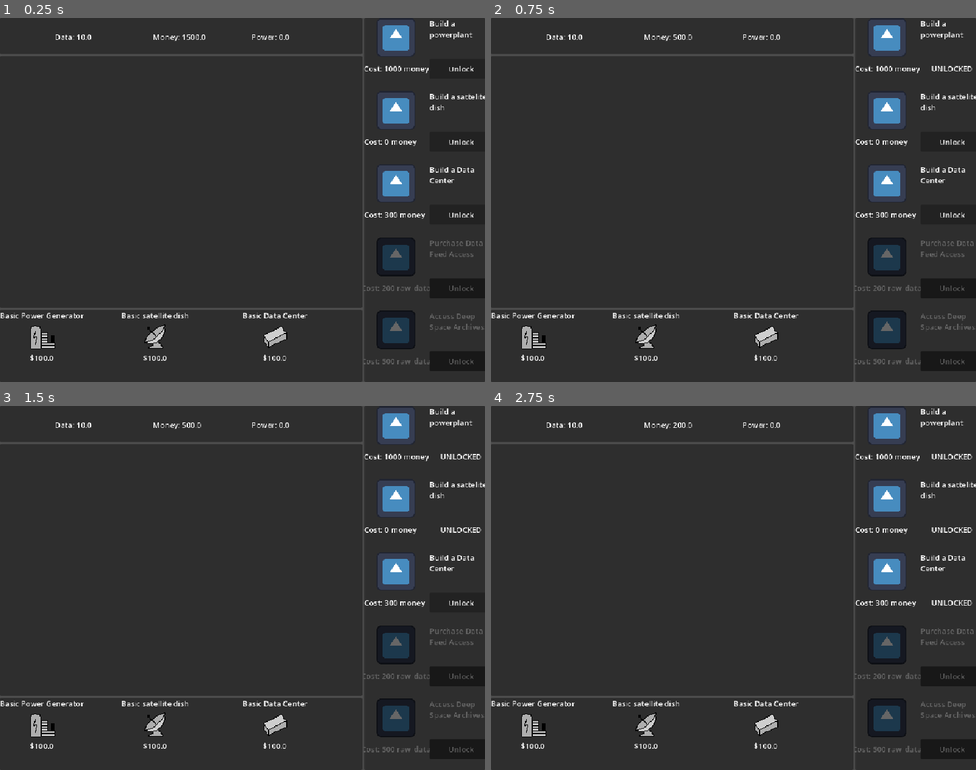
Above: before the commit, frames 1-4 (two rows, left to right).
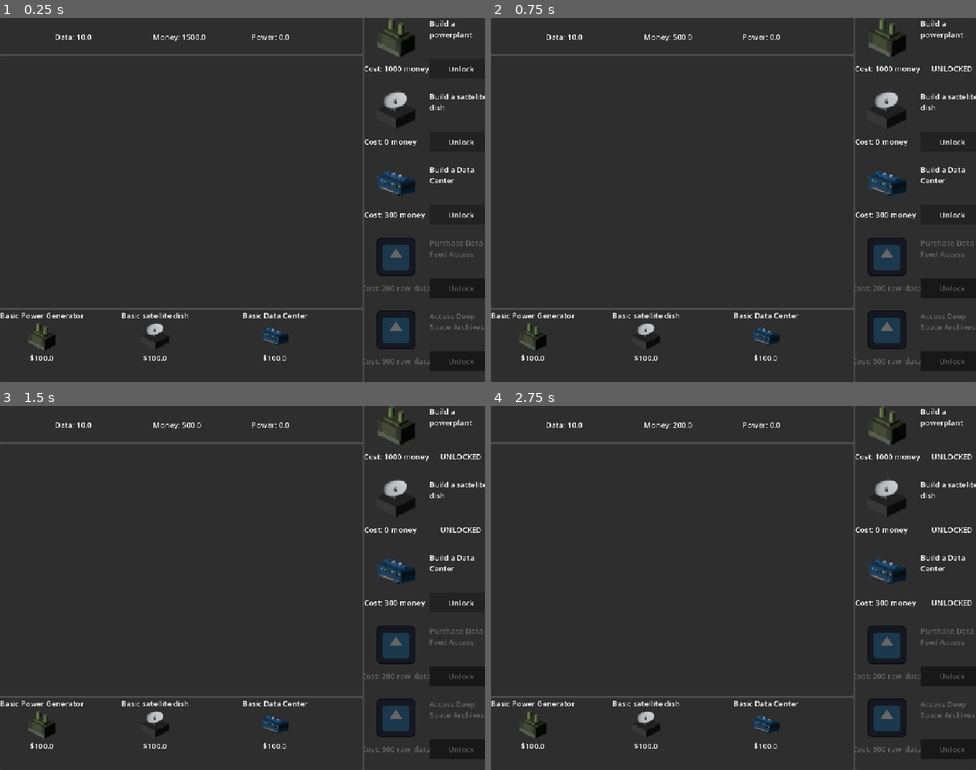
Above: after the commit, the same moments.

Repository: 23edsa/LDJAM_59
Game: Godot game, scene res://Scenes/Main.tscn
Same seed, same stepped clock (60 frames per second), same inputs: the game is played once before the commit and once after it. The engine's default icon, where the game draws it, is replaced by a stand-in: a white triangle on a blue panel in a dark square.
Inputs:
- Up to frame 1 (0.25 s): no input
- Up to frame 2 (0.75 s): click "Unlock" at 0.5 s
- Up to frame 3 (1.5 s): click "Unlock" at 1.25 s
- Up to frame 4 (2.75 s): click "Unlock" at 2 s

The runs differ from the first frame. In frame 1, 3.0% of the frame differs, in the area x 5-86%, y 0-92%; in frame 2, 3.0%; in frame 3, 3.0%; in frame 4, 3.0%.

Commit message:
Removed and replaced old textures

Diff:
--- a/Assets/Sat_dish_atlas_texture.tres
+++ b/Assets/Sat_dish_atlas_texture.tres
@@ -1,6 +1,6 @@
 [gd_resource type="AtlasTexture" format=3 uid="uid://bw8tpgoj38hki"]
 
-[ext_resource type="Texture2D" uid="uid://b4j60tlsudbgk" path="res://Assets/Tilemap.png" id="1_fow6x"]
+[ext_resource type="Texture2D" uid="uid://ds7gw1hj6odqi" path="res://Assets/tilemap.png" id="1_fow6x"]
 
 [resource]
 atlas = ExtResource("1_fow6x")
--- /dev/null
+++ b/Assets/antenna_atlast_texture.tres
@@ -0,0 +1,7 @@
+[gd_resource type="AtlasTexture" format=3 uid="uid://cqakpulpr2ahd"]
+
+[ext_resource type="Texture2D" uid="uid://ds7gw1hj6odqi" path="res://Assets/tilemap.png" id="1_fhux4"]
+
+[resource]
+atlas = ExtResource("1_fhux4")
+region = Rect2(160, 0, 32, 32)
--- /dev/null
+++ b/Assets/data_broker_atlas_texture.tres
@@ -0,0 +1,7 @@
+[gd_resource type="AtlasTexture" format=3 uid="uid://bphsbgs4fry2c"]
+
+[ext_resource type="Texture2D" uid="uid://ds7gw1hj6odqi" path="res://Assets/tilemap.png" id="1_aebhm"]
+
+[resource]
+atlas = ExtResource("1_aebhm")
+region = Rect2(96, 0, 32, 32)
--- a/Assets/data_center_atlas_texture.tres
+++ b/Assets/data_center_atlas_texture.tres
@@ -1,7 +1,7 @@
 [gd_resource type="AtlasTexture" format=3 uid="uid://b2jueik0iwjok"]
 
-[ext_resource type="Texture2D" uid="uid://b4j60tlsudbgk" path="res://Assets/Tilemap.png" id="1_j3boc"]
+[ext_resource type="Texture2D" uid="uid://ds7gw1hj6odqi" path="res://Assets/tilemap.png" id="1_j3boc"]
 
 [resource]
 atlas = ExtResource("1_j3boc")
-region = Rect2(64, 0, 32, 32)
+region = Rect2(32, 0, 32, 32)
--- a/Assets/power_generator_atlas_texture.tres
+++ b/Assets/power_generator_atlas_texture.tres
@@ -1,7 +1,7 @@
 [gd_resource type="AtlasTexture" format=3 uid="uid://fx0het3sdby1"]
 
-[ext_resource type="Texture2D" uid="uid://b4j60tlsudbgk" path="res://Assets/Tilemap.png" id="1_t231d"]
+[ext_resource type="Texture2D" uid="uid://ds7gw1hj6odqi" path="res://Assets/tilemap.png" id="1_t231d"]
 
 [resource]
 atlas = ExtResource("1_t231d")
-region = Rect2(32, 0, 32, 32)
+region = Rect2(64, 0, 32, 32)
--- /dev/null
+++ b/Assets/sat_dish_atlas.tres
@@ -0,0 +1,3 @@
+[gd_resource type="AtlasTexture" format=3 uid="uid://dk1wn2y7exkka"]
+
+[resource]
--- /dev/null
+++ b/Assets/signal_archive_atlas_texture.tres
@@ -0,0 +1,7 @@
+[gd_resource type="AtlasTexture" format=3 uid="uid://d2ns384a51j5n"]
+
+[ext_resource type="Texture2D" uid="uid://ds7gw1hj6odqi" path="res://Assets/tilemap.png" id="1_17xtx"]
+
+[resource]
+atlas = ExtResource("1_17xtx")
+region = Rect2(128, 0, 32, 32)
--- a/Scenes/Generators/Data_center.tres
+++ b/Scenes/Generators/Data_center.tres
@@ -1,14 +1,17 @@
 [gd_resource type="Resource" script_class="BuildingData" format=3 uid="uid://uvc1yfh2tgut"]
 
-[ext_resource type="Texture2D" uid="uid://jaxam4u7wajp" path="res://icon.svg" id="1_covn5"]
 [ext_resource type="Script" uid="uid://sf8jcwrbdtyx" path="res://Scripts/Generators/Building_data.gd" id="1_j2qxe"]
 [ext_resource type="PackedScene" uid="uid://qw47tltfhfh4" path="res://Scenes/Generators/basic_money_generator.tscn" id="1_qb0x5"]
+[ext_resource type="Texture2D" uid="uid://b2jueik0iwjok" path="res://Assets/data_center_atlas_texture.tres" id="2_qb0x5"]
+
+[sub_resource type="AtlasTexture" id="AtlasTexture_v4dis"]
+atlas = ExtResource("2_qb0x5")
 
 [resource]
 script = ExtResource("1_j2qxe")
 id = "basic_data_center"
 display_name = "Basic Data Center"
-icon = ExtResource("1_covn5")
+icon = SubResource("AtlasTexture_v4dis")
 building_scene = ExtResource("1_qb0x5")
 initially_unlocked = true
 metadata/_custom_type_script = "uid://sf8jcwrbdtyx"
--- a/Scenes/Generators/Power_generator.tres
+++ b/Scenes/Generators/Power_generator.tres
@@ -2,13 +2,13 @@
 
 [ext_resource type="Script" uid="uid://sf8jcwrbdtyx" path="res://Scripts/Generators/Building_data.gd" id="1_3syaj"]
 [ext_resource type="PackedScene" uid="uid://bvwmpokxnargb" path="res://Scenes/Generators/Basic_powe_generator.tscn" id="1_wiujq"]
-[ext_resource type="Texture2D" uid="uid://jaxam4u7wajp" path="res://icon.svg" id="1_yqy36"]
+[ext_resource type="Texture2D" uid="uid://fx0het3sdby1" path="res://Assets/power_generator_atlas_texture.tres" id="2_d7wym"]
 
 [resource]
 script = ExtResource("1_3syaj")
 id = "basic_power"
 display_name = "Basic Power Generator"
-icon = ExtResource("1_yqy36")
+icon = ExtResource("2_d7wym")
 building_scene = ExtResource("1_wiujq")
 initially_unlocked = true
 metadata/_custom_type_script = "uid://sf8jcwrbdtyx"
--- a/Scenes/Generators/Sattelite_dish.tres
+++ b/Scenes/Generators/Sattelite_dish.tres
@@ -2,13 +2,13 @@
 
 [ext_resource type="Script" uid="uid://sf8jcwrbdtyx" path="res://Scripts/Generators/Building_data.gd" id="1_b3lga"]
 [ext_resource type="PackedScene" uid="uid://3xrqqbbp3efb" path="res://Scenes/Generators/basic_data_generator.tscn" id="1_i1nxv"]
-[ext_resource type="Texture2D" uid="uid://jaxam4u7wajp" path="res://icon.svg" id="1_okirs"]
+[ext_resource type="Texture2D" uid="uid://bw8tpgoj38hki" path="res://Assets/Sat_dish_atlas_texture.tres" id="2_i1nxv"]
 
 [resource]
 script = ExtResource("1_b3lga")
 id = "basic_sattelite_dish"
 display_name = "Basic satellite dish"
-icon = ExtResource("1_okirs")
+icon = ExtResource("2_i1nxv")
 building_scene = ExtResource("1_i1nxv")
 initially_unlocked = true
 metadata/_custom_type_script = "uid://sf8jcwrbdtyx"
--- a/Scenes/Generators/data_broker.tscn
+++ b/Scenes/Generators/data_broker.tscn
@@ -1,6 +1,7 @@
 [gd_scene format=3 uid="uid://c6c27obq3hbm4"]
 
 [ext_resource type="PackedScene" uid="uid://ck52276utv3bl" path="res://Scenes/Generators/BasicBuilding.tscn" id="1_eligb"]
+[ext_resource type="Texture2D" uid="uid://bphsbgs4fry2c" path="res://Assets/data_broker_atlas_texture.tres" id="2_avbgs"]
 
 [node name="BasicBuilding" unique_id=738684379 instance=ExtResource("1_eligb")]
 building_name = "Data Broker"
@@ -10,3 +11,6 @@
 consumes = {
 "money": 10.0
 }
+
+[node name="Sprite2D" parent="." index="0" unique_id=1718190438]
+texture = ExtResource("2_avbgs")
--- a/Scenes/Generators/signal_archive.tscn
+++ b/Scenes/Generators/signal_archive.tscn
@@ -1,6 +1,7 @@
 [gd_scene format=3 uid="uid://clrfesof8n365"]
 
 [ext_resource type="PackedScene" uid="uid://ck52276utv3bl" path="res://Scenes/Generators/BasicBuilding.tscn" id="1_iamko"]
+[ext_resource type="Texture2D" uid="uid://d2ns384a51j5n" path="res://Assets/signal_archive_atlas_texture.tres" id="2_es3j2"]
 
 [node name="BasicBuilding" unique_id=738684379 instance=ExtResource("1_iamko")]
 building_name = "Signal Archive"
@@ -12,3 +13,6 @@
 "money": 20.0,
 "power": 80.0
 }
+
+[node name="Sprite2D" parent="." index="0" unique_id=1718190438]
+texture = ExtResource("2_es3j2")
--- a/Scenes/Milestones/Milestone_01.tres
+++ b/Scenes/Milestones/Milestone_01.tres
@@ -1,6 +1,6 @@
 [gd_resource type="Resource" script_class="MilestoneData" format=3 uid="uid://bo6cwej2vm3x2"]
 
-[ext_resource type="Resource" uid="uid://gwx2pc13ngnq" path="res://Scenes/Generators/Sattelite_dish.tres" id="1_o4n2i"]
+[ext_resource type="Resource" uid="uid://bcowa6f5tuqbq" path="res://Scenes/Generators/Power_generator.tres" id="1_o4n2i"]
 [ext_resource type="Script" uid="uid://wtxo1lovjv5t" path="res://Scripts/Milestones/Milestone_data.gd" id="1_ow6ik"]
 
 [resource]
Binary file changed: Assets/Tilemap.png
Not shown, changed: Assets/Tilemap.png.import
